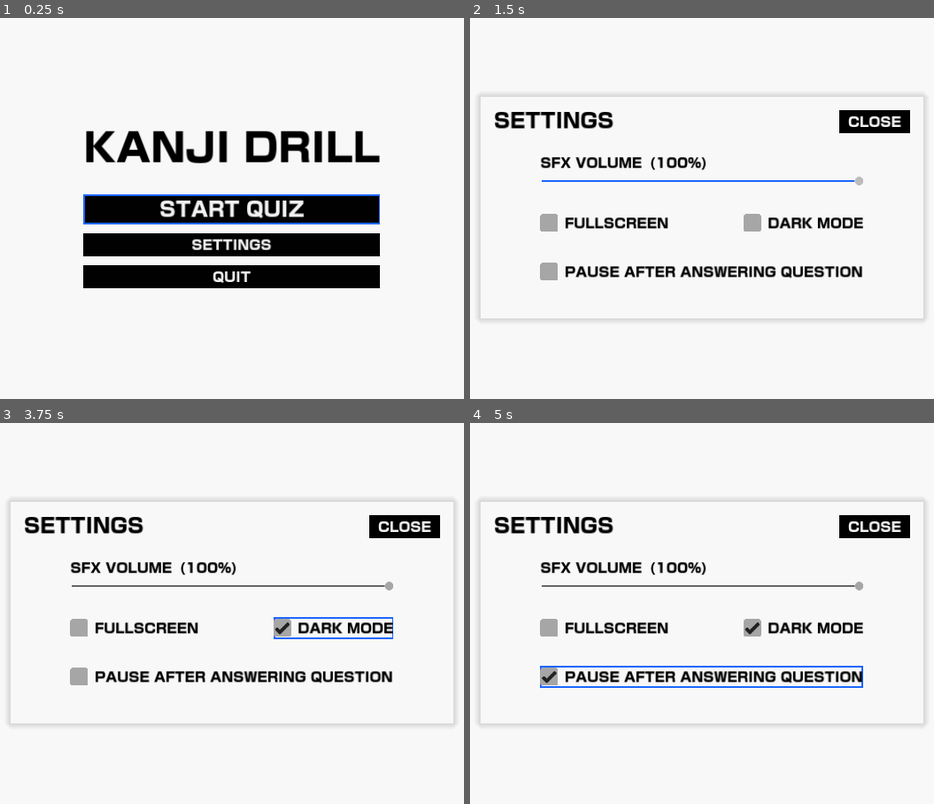
Above: before the commit, frames 1-4 (two rows, left to right).
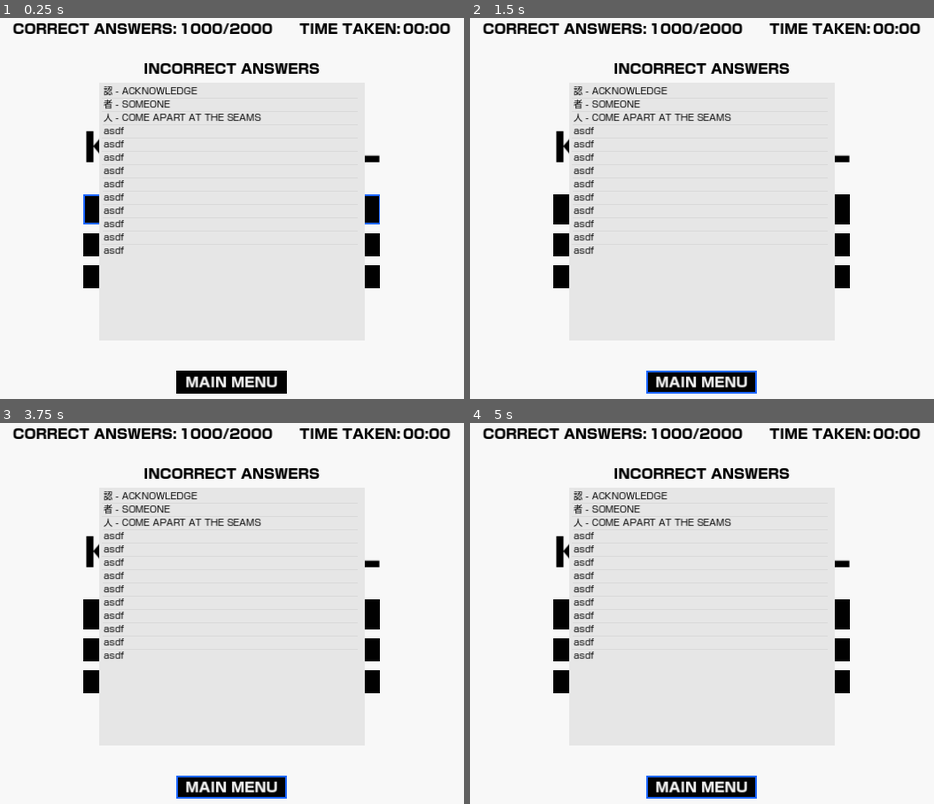
Above: after the commit, the same moments.

Repository: daredakke/kanji-drill
Game: Godot game, scene res://scenes/app.tscn
The game is run twice, just before and just after one commit, with the same random seed, the same clock (stepped at 60 frames per second) and the same inputs.
Inputs (mouse positions are in pixels of both pictures, inside the frame that each line leads up to):
- Up to frame 1 (0.25 s): no input
- Up to frame 2 (1.5 s): click "SETTINGS" at 0.5 s; click (702, 383) at 1.25 s, where only the run after the commit has a clickable "MAIN MENU"
- Up to frame 3 (3.75 s): click (232, 613) at 2 s, where only the run after the commit has a clickable "START QUIZ"; click (232, 613) at 2.75 s, where only the run after the commit has a clickable "START QUIZ"; click (334, 628) at 3.5 s, where only the run before the commit has a clickable "DARK MODE"
- Up to frame 4 (5 s): click (702, 678) at 4.25 s, where only the run before the commit has a clickable "PAUSE AFTER ANSWERING QUESTION"

The runs differ from the first frame. In frame 1, 19% of the frame differs, in the area x 2-98%, y 1-99%; in frame 2, 14%; in frame 3, 14%; in frame 4, 15%.

Commit message:
Results screen UI

Diff:
--- a/resources/light.tres
+++ b/resources/light.tres
@@ -1,10 +1,11 @@
-[gd_resource type="Theme" load_steps=21 format=3 uid="uid://bxdxufrhfbllf"]
+[gd_resource type="Theme" load_steps=23 format=3 uid="uid://bxdxufrhfbllf"]
 
 [ext_resource type="FontFile" uid="uid://d0e3meb6rsq8d" path="res://assets/fonts/AOTFShinGoProHeavy.otf" id="1_2ajnb"]
 [ext_resource type="Texture2D" uid="uid://gaikxulv6b6w" path="res://assets/checkbox-checked-disabled.png" id="2_un16q"]
 [ext_resource type="Texture2D" uid="uid://cygenivsxg2ry" path="res://assets/checkbox-unchecked-disabled.png" id="3_iprv0"]
 [ext_resource type="Texture2D" uid="uid://br3s1aqmlgyk2" path="res://assets/slider-head.png" id="4_0sfiy"]
 [ext_resource type="Texture2D" uid="uid://cnsej2dmosrg3" path="res://assets/slider-head-highlight.png" id="5_nd17v"]
+[ext_resource type="FontFile" uid="uid://dcwyy07odv72x" path="res://assets/fonts/AOTFShinGoProRegular.otf" id="6_hl81p"]
 
 [sub_resource type="StyleBoxFlat" id="StyleBoxFlat_xyccp"]
 content_margin_left = 16.0
@@ -62,6 +63,13 @@
 grow_end = -2.0
 thickness = 4
 
+[sub_resource type="StyleBoxFlat" id="StyleBoxFlat_hhwj8"]
+content_margin_left = 6.0
+content_margin_top = 4.0
+content_margin_right = 6.0
+content_margin_bottom = 4.0
+bg_color = Color(0.9, 0.9, 0.9, 1)
+
 [sub_resource type="StyleBoxFlat" id="StyleBoxFlat_gqmfc"]
 content_margin_left = 8.0
 content_margin_top = 8.0
@@ -114,6 +122,13 @@
 HSlider/icons/grabber_highlight = ExtResource("5_nd17v")
 HSlider/styles/grabber_area_highlight = SubResource("StyleBoxLine_n6m4l")
 HSlider/styles/slider = SubResource("StyleBoxLine_iw5bp")
+ItemList/colors/font_color = Color(0, 0, 0, 1)
+ItemList/colors/font_hovered_color = Color(0, 0, 0, 1)
+ItemList/colors/font_selected_color = Color(0, 0, 0, 1)
+ItemList/constants/v_separation = 6
+ItemList/font_sizes/font_size = 16
+ItemList/fonts/font = ExtResource("6_hl81p")
+ItemList/styles/panel = SubResource("StyleBoxFlat_hhwj8")
 Label/colors/font_color = Color(0, 0, 0, 1)
 Label/font_sizes/font_size = 24
 Label/fonts/font = ExtResource("1_2ajnb")
--- a/scenes/app.tscn
+++ b/scenes/app.tscn
@@ -3,9 +3,9 @@
 [ext_resource type="Theme" uid="uid://bxdxufrhfbllf" path="res://resources/light.tres" id="1_570bd"]
 [ext_resource type="PackedScene" uid="uid://c2ak6h4w7axdo" path="res://scenes/main_menu.tscn" id="2_b4dbi"]
 [ext_resource type="Script" path="res://scripts/app.gd" id="2_nog32"]
+[ext_resource type="PackedScene" uid="uid://43l1a862jd7s" path="res://scenes/quiz.tscn" id="4_1rtva"]
 [ext_resource type="PackedScene" uid="uid://bwdhpi8u68q5u" path="res://scenes/settings.tscn" id="4_k754o"]
-[ext_resource type="FontFile" uid="uid://dcwyy07odv72x" path="res://assets/fonts/AOTFShinGoProRegular.otf" id="5_0vvsk"]
-[ext_resource type="Script" path="res://scripts/quiz.gd" id="5_3p7uq"]
+[ext_resource type="Script" path="res://scripts/results.gd" id="6_qjyqb"]
 
 [node name="App" type="Control"]
 layout_mode = 3
@@ -30,7 +30,17 @@
 visible = false
 layout_mode = 1
 
-[node name="Quiz" type="Control" parent="."]
+[node name="Quiz" parent="." instance=ExtResource("4_1rtva")]
+unique_name_in_owner = true
+visible = false
+layout_mode = 1
+
+[node name="Settings" parent="." instance=ExtResource("4_k754o")]
+unique_name_in_owner = true
+visible = false
+layout_mode = 1
+
+[node name="Results" type="Control" parent="."]
 unique_name_in_owner = true
 layout_mode = 1
 anchors_preset = 15
@@ -38,251 +48,105 @@
 anchor_bottom = 1.0
 grow_horizontal = 2
 grow_vertical = 2
-script = ExtResource("5_3p7uq")
+script = ExtResource("6_qjyqb")
 
-[node name="HeaderMargin" type="MarginContainer" parent="Quiz"]
+[node name="HeaderMargin" type="MarginContainer" parent="Results"]
 layout_mode = 1
 anchors_preset = 10
 anchor_right = 1.0
+offset_bottom = 25.0
 grow_horizontal = 2
 theme_override_constants/margin_left = 24
 theme_override_constants/margin_top = 24
 theme_override_constants/margin_right = 24
 theme_override_constants/margin_bottom = 24
 
-[node name="QuestionsHBox" type="HBoxContainer" parent="Quiz/HeaderMargin"]
+[node name="HeaderHBox" type="HBoxContainer" parent="Results/HeaderMargin"]
 layout_mode = 2
+size_flags_horizontal = 4
+theme_override_constants/separation = 48
 
-[node name="QuestionsLabel" type="Label" parent="Quiz/HeaderMargin/QuestionsHBox"]
+[node name="AnsweredHBox" type="HBoxContainer" parent="Results/HeaderMargin/HeaderHBox"]
 layout_mode = 2
-text = "QUESTION:"
+size_flags_horizontal = 6
 
-[node name="QuestionsValue" type="Label" parent="Quiz/HeaderMargin/QuestionsHBox"]
+[node name="AnsweredLabel" type="Label" parent="Results/HeaderMargin/HeaderHBox/AnsweredHBox"]
+layout_mode = 2
+text = "CORRECT ANSWERS:"
+
+[node name="AnsweredValue" type="Label" parent="Results/HeaderMargin/HeaderHBox/AnsweredHBox"]
 unique_name_in_owner = true
 layout_mode = 2
 text = "1000/2000"
 
-[node name="TimeValue" type="Label" parent="Quiz/HeaderMargin"]
+[node name="TimeHBox" type="HBoxContainer" parent="Results/HeaderMargin/HeaderHBox"]
+layout_mode = 2
+size_flags_horizontal = 6
+
+[node name="TimeLabel" type="Label" parent="Results/HeaderMargin/HeaderHBox/TimeHBox"]
+layout_mode = 2
+text = "TIME TAKEN:"
+
+[node name="TimeValue" type="Label" parent="Results/HeaderMargin/HeaderHBox/TimeHBox"]
 unique_name_in_owner = true
 layout_mode = 2
-size_flags_horizontal = 4
 text = "00:00"
 
-[node name="ButtonsHBox" type="HBoxContainer" parent="Quiz/HeaderMargin"]
-layout_mode = 2
-size_flags_horizontal = 8
-theme_override_constants/separation = 12
-
-[node name="SettingsButton" type="Button" parent="Quiz/HeaderMargin/ButtonsHBox"]
-unique_name_in_owner = true
-layout_mode = 2
-focus_neighbor_top = NodePath("../../../QuizVBox/AnswerVBox/SubmitButton")
-focus_neighbor_right = NodePath("../MainMenuButton")
-focus_neighbor_bottom = NodePath("../../../QuizVBox/AnswerVBox/AnswerInput")
-focus_next = NodePath("../MainMenuButton")
-focus_previous = NodePath("../../../QuizVBox/AnswerVBox/AnswerInput")
-mouse_default_cursor_shape = 2
-text = "SETTINGS"
-
-[node name="MainMenuButton" type="Button" parent="Quiz/HeaderMargin/ButtonsHBox"]
-unique_name_in_owner = true
-layout_mode = 2
-focus_neighbor_left = NodePath("../SettingsButton")
-focus_neighbor_top = NodePath("../../../QuizVBox/AnswerVBox/SubmitButton")
-focus_neighbor_bottom = NodePath("../../../QuizVBox/AnswerVBox/AnswerInput")
-focus_next = NodePath("../../../QuizVBox/AnswerVBox/AnswerInput")
-focus_previous = NodePath("../SettingsButton")
-mouse_default_cursor_shape = 2
-text = "MAIN MENU"
-
-[node name="QuizVBox" type="VBoxContainer" parent="Quiz"]
-layout_mode = 1
-anchors_preset = 8
-anchor_left = 0.5
-anchor_top = 0.5
-anchor_right = 0.5
-anchor_bottom = 0.5
-offset_left = -20.0
-offset_top = -20.0
-offset_right = 20.0
-offset_bottom = 20.0
-grow_horizontal = 2
-grow_vertical = 2
-theme_override_constants/separation = 48
-
-[node name="KanjiValue" type="Label" parent="Quiz/QuizVBox"]
-unique_name_in_owner = true
-layout_mode = 2
-size_flags_horizontal = 4
-theme_override_fonts/font = ExtResource("5_0vvsk")
-theme_override_font_sizes/font_size = 288
-text = "認"
-horizontal_alignment = 1
-
-[node name="AnswerVBox" type="VBoxContainer" parent="Quiz/QuizVBox"]
-layout_mode = 2
-theme_override_constants/separation = 12
-
-[node name="AnswerInput" type="LineEdit" parent="Quiz/QuizVBox/AnswerVBox"]
-unique_name_in_owner = true
-layout_mode = 2
-focus_neighbor_top = NodePath("../../../HeaderMargin/ButtonsHBox/SettingsButton")
-focus_neighbor_bottom = NodePath("../SubmitButton")
-focus_next = NodePath("../SubmitButton")
-focus_previous = NodePath("../../../HeaderMargin/ButtonsHBox/SettingsButton")
-theme_override_font_sizes/font_size = 24
-alignment = 1
-
-[node name="SubmitButton" type="Button" parent="Quiz/QuizVBox/AnswerVBox"]
-unique_name_in_owner = true
-layout_mode = 2
-focus_neighbor_top = NodePath("../AnswerInput")
-focus_neighbor_bottom = NodePath("../../../HeaderMargin/ButtonsHBox/SettingsButton")
-focus_next = NodePath("../../../HeaderMargin/ButtonsHBox/SettingsButton")
-focus_previous = NodePath("../AnswerInput")
-mouse_default_cursor_shape = 2
-text = "SUBMIT ANSWER"
-
-[node name="DialogueMargin" type="MarginContainer" parent="Quiz"]
-unique_name_in_owner = true
-visible = false
+[node name="ListMargin" type="MarginContainer" parent="Results"]
 layout_mode = 1
 anchors_preset = 15
 anchor_right = 1.0
 anchor_bottom = 1.0
 grow_horizontal = 2
 grow_vertical = 2
-theme_override_constants/margin_left = 350
-theme_override_constants/margin_top = 280
-theme_override_constants/margin_right = 350
-theme_override_constants/margin_bottom = 280
+theme_override_constants/margin_left = 400
+theme_override_constants/margin_top = 96
+theme_override_constants/margin_right = 400
+theme_override_constants/margin_bottom = 120
 
-[node name="DialoguePanel" type="Panel" parent="Quiz/DialogueMargin"]
+[node name="ListVBox" type="VBoxContainer" parent="Results/ListMargin"]
 layout_mode = 2
+theme_override_constants/separation = 12
 
-[node name="InnerMargin" type="MarginContainer" parent="Quiz/DialogueMargin/DialoguePanel"]
+[node name="IncorrectLabel" type="Label" parent="Results/ListMargin/ListVBox"]
+layout_mode = 2
+text = "INCORRECT ANSWERS"
+horizontal_alignment = 1
+
+[node name="IncorrectList" type="ItemList" parent="Results/ListMargin/ListVBox"]
+unique_name_in_owner = true
+layout_mode = 2
+size_flags_vertical = 3
+allow_search = false
+item_count = 13
+item_0/text = "認 - ACKNOWLEDGE"
+item_0/selectable = false
+item_1/text = "者 - SOMEONE"
+item_1/selectable = false
+item_2/text = "人 - COME APART AT THE SEAMS"
+item_3/text = "asdf"
+item_4/text = "asdf"
+item_5/text = "asdf"
+item_6/text = "asdf"
+item_7/text = "asdf"
+item_8/text = "asdf"
+item_9/text = "asdf"
+item_10/text = "asdf"
+item_11/text = "asdf"
+item_12/text = "asdf"
+
+[node name="ButtonMargin" type="MarginContainer" parent="Results"]
 layout_mode = 1
 anchors_preset = 15
 anchor_right = 1.0
 anchor_bottom = 1.0
 grow_horizontal = 2
 grow_vertical = 2
-theme_override_constants/margin_left = 24
-theme_override_constants/margin_top = 24
-theme_override_constants/margin_right = 24
 theme_override_constants/margin_bottom = 24
 
-[node name="ErrorVBox" type="VBoxContainer" parent="Quiz/DialogueMargin/DialoguePanel/InnerMargin"]
-layout_mode = 2
-size_flags_vertical = 4
-theme_override_constants/separation = 48
-
-[node name="ErrorMessage" type="Label" parent="Quiz/DialogueMargin/DialoguePanel/InnerMargin/ErrorVBox"]
-custom_minimum_size = Vector2(300, 0)
-layout_mode = 2
-text = "QUIT AND RETURN TO MAIN MENU?"
-horizontal_alignment = 1
-autowrap_mode = 2
-
-[node name="HBoxContainer" type="HBoxContainer" parent="Quiz/DialogueMargin/DialoguePanel/InnerMargin/ErrorVBox"]
-layout_mode = 2
-theme_override_constants/separation = 12
-
-[node name="YesButton" type="Button" parent="Quiz/DialogueMargin/DialoguePanel/InnerMargin/ErrorVBox/HBoxContainer"]
+[node name="MainMenuButton" type="Button" parent="Results/ButtonMargin"]
 unique_name_in_owner = true
 layout_mode = 2
-size_flags_horizontal = 3
-focus_neighbor_left = NodePath("../NoButton")
-focus_neighbor_right = NodePath("../NoButton")
-focus_next = NodePath("../NoButton")
-focus_previous = NodePath("../NoButton")
-mouse_default_cursor_shape = 2
-text = "YES"
-
-[node name="NoButton" type="Button" parent="Quiz/DialogueMargin/DialoguePanel/InnerMargin/ErrorVBox/HBoxContainer"]
-unique_name_in_owner = true
-layout_mode = 2
-size_flags_horizontal = 3
-focus_neighbor_left = NodePath("../YesButton")
-focus_neighbor_right = NodePath("../YesButton")
-focus_next = NodePath("../YesButton")
-focus_previous = NodePath("../YesButton")
-mouse_default_cursor_shape = 2
-text = "NO"
-
-[node name="AnswerMargin" type="MarginContainer" parent="Quiz"]
-unique_name_in_owner = true
-layout_mode = 1
-anchors_preset = 15
-anchor_right = 1.0
-anchor_bottom = 1.0
-grow_horizontal = 2
-grow_vertical = 2
-theme_override_constants/margin_left = 350
-theme_override_constants/margin_top = 215
-theme_override_constants/margin_right = 350
-theme_override_constants/margin_bottom = 215
-
-[node name="AnswerPanel" type="Panel" parent="Quiz/AnswerMargin"]
-layout_mode = 2
-
-[node name="InnerMargin" type="MarginContainer" parent="Quiz/AnswerMargin/AnswerPanel"]
-layout_mode = 1
-anchors_preset = 15
-anchor_right = 1.0
-anchor_bottom = 1.0
-grow_horizontal = 2
-grow_vertical = 2
-theme_override_constants/margin_left = 24
-theme_override_constants/margin_top = 24
-theme_override_constants/margin_right = 24
-theme_override_constants/margin_bottom = 24
-
-[node name="AnswerVBox" type="VBoxContainer" parent="Quiz/AnswerMargin/AnswerPanel/InnerMargin"]
-layout_mode = 2
-size_flags_vertical = 4
-theme_override_constants/separation = 48
-
-[node name="HBoxContainer" type="HBoxContainer" parent="Quiz/AnswerMargin/AnswerPanel/InnerMargin/AnswerVBox"]
-layout_mode = 2
 size_flags_horizontal = 4
-
-[node name="KanjiLabel" type="Label" parent="Quiz/AnswerMargin/AnswerPanel/InnerMargin/AnswerVBox/HBoxContainer"]
-unique_name_in_owner = true
-layout_mode = 2
-theme_override_fonts/font = ExtResource("5_0vvsk")
-theme_override_font_sizes/font_size = 72
-text = "認"
-horizontal_alignment = 1
-
-[node name="KeywordLabel" type="Label" parent="Quiz/AnswerMargin/AnswerPanel/InnerMargin/AnswerVBox/HBoxContainer"]
-unique_name_in_owner = true
-custom_minimum_size = Vector2(300, 0)
-layout_mode = 2
-text = "ACKNOWLEDGE"
-horizontal_alignment = 2
-autowrap_mode = 2
-
-[node name="ResultLabel" type="Label" parent="Quiz/AnswerMargin/AnswerPanel/InnerMargin/AnswerVBox"]
-unique_name_in_owner = true
-custom_minimum_size = Vector2(300, 0)
-layout_mode = 2
-theme_override_font_sizes/font_size = 36
-text = "CORRECT"
-horizontal_alignment = 1
-autowrap_mode = 2
-
-[node name="NextButton" type="Button" parent="Quiz/AnswerMargin/AnswerPanel/InnerMargin/AnswerVBox"]
-unique_name_in_owner = true
-layout_mode = 2
-focus_neighbor_top = NodePath(".")
-focus_neighbor_bottom = NodePath(".")
-focus_next = NodePath(".")
-focus_previous = NodePath(".")
-mouse_default_cursor_shape = 2
-text = "NEXT QUESTION"
-
-[node name="Settings" parent="." instance=ExtResource("4_k754o")]
-unique_name_in_owner = true
-visible = false
-layout_mode = 1
+size_flags_vertical = 8
+text = "MAIN MENU"
--- /dev/null
+++ b/scenes/quiz.tscn
@@ -0,0 +1,263 @@
+[gd_scene load_steps=4 format=3 uid="uid://43l1a862jd7s"]
+
+[ext_resource type="Script" path="res://scripts/quiz.gd" id="1_a773k"]
+[ext_resource type="FontFile" uid="uid://dcwyy07odv72x" path="res://assets/fonts/AOTFShinGoProRegular.otf" id="2_qr7gd"]
+
+[sub_resource type="StyleBoxEmpty" id="StyleBoxEmpty_ltu05"]
+
+[node name="Quiz" type="Control"]
+layout_mode = 3
+anchors_preset = 15
+anchor_right = 1.0
+anchor_bottom = 1.0
+grow_horizontal = 2
+grow_vertical = 2
+script = ExtResource("1_a773k")
+
+[node name="HeaderMargin" type="MarginContainer" parent="."]
+layout_mode = 1
+anchors_preset = 10
+anchor_right = 1.0
+grow_horizontal = 2
+theme_override_constants/margin_left = 24
+theme_override_constants/margin_top = 24
+theme_override_constants/margin_right = 24
+theme_override_constants/margin_bottom = 24
+
+[node name="QuestionsHBox" type="HBoxContainer" parent="HeaderMargin"]
+layout_mode = 2
+
+[node name="QuestionsLabel" type="Label" parent="HeaderMargin/QuestionsHBox"]
+layout_mode = 2
+text = "QUESTION:"
+
+[node name="QuestionsValue" type="Label" parent="HeaderMargin/QuestionsHBox"]
+unique_name_in_owner = true
+layout_mode = 2
+text = "1000/2000"
+
+[node name="TimeValue" type="Label" parent="HeaderMargin"]
+unique_name_in_owner = true
+layout_mode = 2
+size_flags_horizontal = 4
+text = "00:00"
+
+[node name="ButtonsHBox" type="HBoxContainer" parent="HeaderMargin"]
+layout_mode = 2
+size_flags_horizontal = 8
+theme_override_constants/separation = 12
+
+[node name="SettingsButton" type="Button" parent="HeaderMargin/ButtonsHBox"]
+unique_name_in_owner = true
+layout_mode = 2
+focus_neighbor_top = NodePath("../../../QuizVBox/AnswerVBox/SubmitButton")
+focus_neighbor_right = NodePath("../MainMenuButton")
+focus_neighbor_bottom = NodePath("../../../QuizVBox/AnswerVBox/AnswerInput")
+focus_next = NodePath("../MainMenuButton")
+focus_previous = NodePath("../../../QuizVBox/AnswerVBox/AnswerInput")
+mouse_default_cursor_shape = 2
+text = "SETTINGS"
+
+[node name="MainMenuButton" type="Button" parent="HeaderMargin/ButtonsHBox"]
+unique_name_in_owner = true
+layout_mode = 2
+focus_neighbor_left = NodePath("../SettingsButton")
+focus_neighbor_top = NodePath("../../../QuizVBox/AnswerVBox/SubmitButton")
+focus_neighbor_bottom = NodePath("../../../QuizVBox/AnswerVBox/AnswerInput")
+focus_next = NodePath("../../../QuizVBox/AnswerVBox/AnswerInput")
+focus_previous = NodePath("../SettingsButton")
+mouse_default_cursor_shape = 2
+text = "MAIN MENU"
+
+[node name="QuizVBox" type="VBoxContainer" parent="."]
+layout_mode = 1
+anchors_preset = 8
+anchor_left = 0.5
+anchor_top = 0.5
+anchor_right = 0.5
+anchor_bottom = 0.5
+offset_left = -20.0
+offset_top = -20.0
+offset_right = 20.0
+offset_bottom = 20.0
+grow_horizontal = 2
+grow_vertical = 2
+theme_override_constants/separation = 48
+
+[node name="HSeparator" type="HSeparator" parent="QuizVBox"]
+layout_mode = 2
+theme_override_constants/separation = 0
+theme_override_styles/separator = SubResource("StyleBoxEmpty_ltu05")
+
+[node name="KanjiValue" type="Label" parent="QuizVBox"]
+unique_name_in_owner = true
+layout_mode = 2
+size_flags_horizontal = 4
+theme_override_fonts/font = ExtResource("2_qr7gd")
+theme_override_font_sizes/font_size = 288
+text = "認"
+horizontal_alignment = 1
+
+[node name="AnswerVBox" type="VBoxContainer" parent="QuizVBox"]
+layout_mode = 2
+theme_override_constants/separation = 12
+
+[node name="AnswerInput" type="LineEdit" parent="QuizVBox/AnswerVBox"]
+unique_name_in_owner = true
+layout_mode = 2
+focus_neighbor_top = NodePath("../../../HeaderMargin/ButtonsHBox/SettingsButton")
+focus_neighbor_bottom = NodePath("../SubmitButton")
+focus_next = NodePath("../SubmitButton")
+focus_previous = NodePath("../../../HeaderMargin/ButtonsHBox/SettingsButton")
+theme_override_font_sizes/font_size = 24
+alignment = 1
+
+[node name="SubmitButton" type="Button" parent="QuizVBox/AnswerVBox"]
+unique_name_in_owner = true
+layout_mode = 2
+focus_neighbor_top = NodePath("../AnswerInput")
+focus_neighbor_bottom = NodePath("../../../HeaderMargin/ButtonsHBox/SettingsButton")
+focus_next = NodePath("../../../HeaderMargin/ButtonsHBox/SettingsButton")
+focus_previous = NodePath("../AnswerInput")
+mouse_default_cursor_shape = 2
+text = "SUBMIT ANSWER"
+
+[node name="DialogueMargin" type="MarginContainer" parent="."]
+unique_name_in_owner = true
+visible = false
+layout_mode = 1
+anchors_preset = 15
+anchor_right = 1.0
+anchor_bottom = 1.0
+grow_horizontal = 2
+grow_vertical = 2
+theme_override_constants/margin_left = 350
+theme_override_constants/margin_top = 280
+theme_override_constants/margin_right = 350
+theme_override_constants/margin_bottom = 280
+
+[node name="DialoguePanel" type="Panel" parent="DialogueMargin"]
+layout_mode = 2
+
+[node name="InnerMargin" type="MarginContainer" parent="DialogueMargin/DialoguePanel"]
+layout_mode = 1
+anchors_preset = 15
+anchor_right = 1.0
+anchor_bottom = 1.0
+grow_horizontal = 2
+grow_vertical = 2
+theme_override_constants/margin_left = 24
+theme_override_constants/margin_top = 24
+theme_override_constants/margin_right = 24
+theme_override_constants/margin_bottom = 24
+
+[node name="ErrorVBox" type="VBoxContainer" parent="DialogueMargin/DialoguePanel/InnerMargin"]
+layout_mode = 2
+size_flags_vertical = 4
+theme_override_constants/separation = 48
+
+[node name="ErrorMessage" type="Label" parent="DialogueMargin/DialoguePanel/InnerMargin/ErrorVBox"]
+custom_minimum_size = Vector2(300, 0)
+layout_mode = 2
+text = "QUIT AND RETURN TO MAIN MENU?"
+horizontal_alignment = 1
+autowrap_mode = 2
+
+[node name="HBoxContainer" type="HBoxContainer" parent="DialogueMargin/DialoguePanel/InnerMargin/ErrorVBox"]
+layout_mode = 2
+theme_override_constants/separation = 12
+
+[node name="YesButton" type="Button" parent="DialogueMargin/DialoguePanel/InnerMargin/ErrorVBox/HBoxContainer"]
+unique_name_in_owner = true
+layout_mode = 2
+size_flags_horizontal = 3
+focus_neighbor_left = NodePath("../NoButton")
+focus_neighbor_right = NodePath("../NoButton")
+focus_next = NodePath("../NoButton")
+focus_previous = NodePath("../NoButton")
+mouse_default_cursor_shape = 2
+text = "YES"
+
+[node name="NoButton" type="Button" parent="DialogueMargin/DialoguePanel/InnerMargin/ErrorVBox/HBoxContainer"]
+unique_name_in_owner = true
+layout_mode = 2
+size_flags_horizontal = 3
+focus_neighbor_left = NodePath("../YesButton")
+focus_neighbor_right = NodePath("../YesButton")
+focus_next = NodePath("../YesButton")
+focus_previous = NodePath("../YesButton")
+mouse_default_cursor_shape = 2
+text = "NO"
+
+[node name="AnswerMargin" type="MarginContainer" parent="."]
+unique_name_in_owner = true
+visible = false
+layout_mode = 1
+anchors_preset = 15
+anchor_right = 1.0
+anchor_bottom = 1.0
+grow_horizontal = 2
+grow_vertical = 2
+theme_override_constants/margin_left = 350
+theme_override_constants/margin_top = 215
+theme_override_constants/margin_right = 350
+theme_override_constants/margin_bottom = 215
+
+[node name="AnswerPanel" type="Panel" parent="AnswerMargin"]
+layout_mode = 2
+
+[node name="InnerMargin" type="MarginContainer" parent="AnswerMargin/AnswerPanel"]
+layout_mode = 1
+anchors_preset = 15
+anchor_right = 1.0
+anchor_bottom = 1.0
+grow_horizontal = 2
+grow_vertical = 2
+theme_override_constants/margin_left = 24
+theme_override_constants/margin_top = 24
+theme_override_constants/margin_right = 24
+theme_override_constants/margin_bottom = 24
+
+[node name="AnswerVBox" type="VBoxContainer" parent="AnswerMargin/AnswerPanel/InnerMargin"]
+layout_mode = 2
+size_flags_vertical = 4
+theme_override_constants/separation = 48
+
+[node name="HBoxContainer" type="HBoxContainer" parent="AnswerMargin/AnswerPanel/InnerMargin/AnswerVBox"]
+layout_mode = 2
+size_flags_horizontal = 4
+
+[node name="KanjiLabel" type="Label" parent="AnswerMargin/AnswerPanel/InnerMargin/AnswerVBox/HBoxContainer"]
+unique_name_in_owner = true
+layout_mode = 2
+theme_override_fonts/font = ExtResource("2_qr7gd")
+theme_override_font_sizes/font_size = 72
+text = "認"
+horizontal_alignment = 1
+
+[node name="KeywordLabel" type="Label" parent="AnswerMargin/AnswerPanel/InnerMargin/AnswerVBox/HBoxContainer"]
+unique_name_in_owner = true
+custom_minimum_size = Vector2(300, 0)
+layout_mode = 2
+text = "ACKNOWLEDGE"
+horizontal_alignment = 2
+autowrap_mode = 2
+
+[node name="ResultLabel" type="Label" parent="AnswerMargin/AnswerPanel/InnerMargin/AnswerVBox"]
+unique_name_in_owner = true
+custom_minimum_size = Vector2(300, 0)
+layout_mode = 2
+theme_override_font_sizes/font_size = 36
+text = "CORRECT"
+horizontal_alignment = 1
+autowrap_mode = 2
+
+[node name="NextButton" type="Button" parent="AnswerMargin/AnswerPanel/InnerMargin/AnswerVBox"]
+unique_name_in_owner = true
+layout_mode = 2
+focus_neighbor_top = NodePath(".")
+focus_neighbor_bottom = NodePath(".")
+focus_next = NodePath(".")
+focus_previous = NodePath(".")
+mouse_default_cursor_shape = 2
+text = "NEXT QUESTION"
--- a/scripts/app.gd
+++ b/scripts/app.gd
@@ -5,6 +5,7 @@
 @onready var main_menu: MainMenu = %MainMenu
 @onready var settings: Settings = %Settings
 @onready var quiz: Quiz = %Quiz
+@onready var results: Control = %Results
 
 
 func _ready() -> void:
--- /dev/null
+++ b/scripts/results.gd
@@ -0,0 +1,8 @@
+class_name Results
+extends Control
+
+
+@onready var answered_value: Label = %AnsweredValue
+@onready var time_value: Label = %TimeValue
+@onready var incorrect_list: ItemList = %IncorrectList
+@onready var main_menu_button: Button = %MainMenuButton
